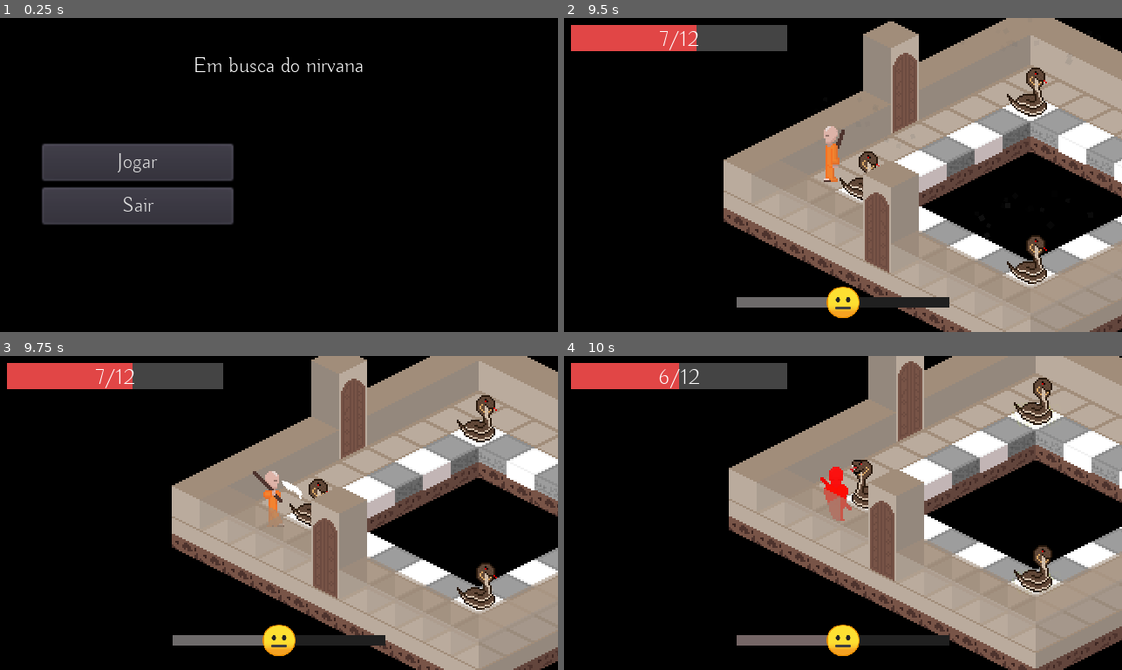
Above: before the commit, frames 1-4 (two rows, left to right).
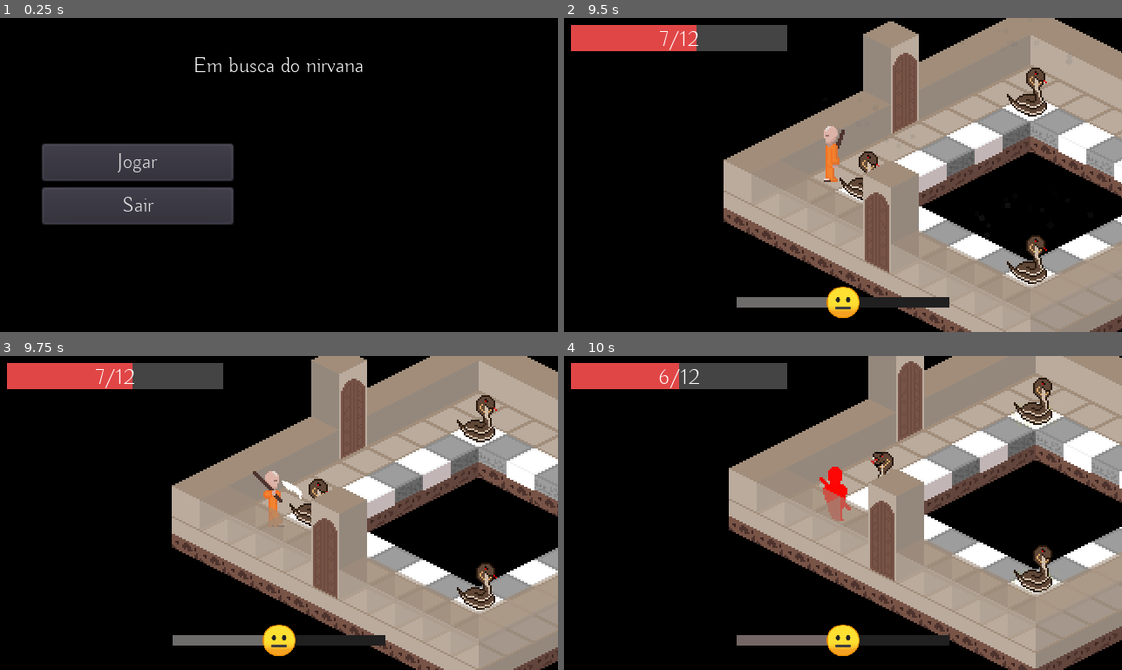
Above: after the commit, the same moments.

Repository: ColmeiaUDESC/gamejaaj6
Game: Godot game, scene res://Cenas/MenuPrincipal.tscn
Two runs of this game, one before a commit and one after it. Both use one fixed random seed, a clock stepped at 60 frames per second and the inputs below.
Inputs (mouse positions are in pixels of both pictures, inside the frame that each line leads up to):
- Up to frame 1 (0.25 s): no input
- Up to frame 2 (9.5 s): click "Jogar" at 0.5 s; click "Voltar" at 1.25 s; click "Jogar" at 2 s; click "Save 1" at 2.75 s; click "Novo Jogo" at 3.5 s; click "Novo Jogo" at 4.25 s; tap Enter at 5, 8.85 s; move the mouse to (965, 159) at 5.02 s; hold D (andar_pra_direita) 5.03-5.78 s; click (965, 159) at 5.1 s; tap Space (ui_select) at 5.27, 6.02, 7.52, 8.27, 9.02 s; move the mouse to (731, 190) at 5.77 s; hold S (andar_pra_baixo) 5.78-6.53 s; right-click (731, 190) at 5.85 s; move the mouse to (898, 105) at 6.52 s; hold D (andar_pra_direita) 6.53-7.28 s; hold Enter 6.53-7.28 s; move the mouse to (815, 237) at 7.27 s; hold W (andar_pra_cima) 7.28-8.03 s; click (815, 237) at 7.35 s; move the mouse to (1010, 222) at 8.02 s; hold Right mouse button (ataque_purificacao) 8.03-8.78 s; hold A (andar_pra_esquerda) from 8.03 s (still down); move the mouse to (675, 127) at 8.77 s
- Up to frame 3 (9.75 s): move the mouse to (306, 513) at 9.52 s; release A (andar_pra_esquerda) at 9.53 s; hold S (andar_pra_baixo) from 9.53 s (still down); click (306, 513) at 9.6 s
- Up to frame 4 (10 s): keep holding S (andar_pra_baixo)

Frames 1-3 are identical in both runs. In frame 4, 0.7% of the frame differs, in the area x 45-60%, y 30-53%.

Commit message:
Adicionado empurrao ao inflingir dano nos inimigos

Diff:
--- a/Instanciaveis/Projeteis/Projetil.gd
+++ b/Instanciaveis/Projeteis/Projetil.gd
@@ -1,5 +1,6 @@
 extends Area2D
 
+export var forca_empurrao := 3000.0
 export var alcance := 10.0
 export var velocidade := 1.0
 var atirador: Node2D
@@ -25,4 +26,6 @@
 	if body.has_method("inflige_dano"):
 		emit_signal("acertou_inimigo", body)
 		body.inflige_dano(dano, atirador)
+		if body.has_method("inflingir_empurrao"):
+			body.inflingir_empurrao(global_position.direction_to(body.global_position) * forca_empurrao)
 	queue_free()
--- a/Instanciaveis/Projeteis/ProjetilPurificacao.gd
+++ b/Instanciaveis/Projeteis/ProjetilPurificacao.gd
@@ -5,4 +5,6 @@
 	if body.has_method("purificar"):
 		emit_signal("acertou_inimigo", body)
 		body.purificar(dano, atirador)
+		if body.has_method("inflingir_empurrao"):
+			body.inflingir_empurrao(global_position.direction_to(body.global_position) * forca_empurrao)
 	queue_free()
--- a/Instanciaveis/Scripts/Inimigo.gd
+++ b/Instanciaveis/Scripts/Inimigo.gd
@@ -1,14 +1,20 @@
 extends KinematicBody2D
+
+const CORTE_EMPURRAO := 100.0 # Se o modulo da _velocidade_empurrao for menor que CORTE_EMPURRAO, nao sera mais processado empurrao
 
 export(float) var vida_maxima := 1.0
 export(float) var purificacao_maxima := 1.0
 export(float) var velocidade = 1000
+export(float, 1.0, 100.0) var desaceleracao_empurrao = 3.0
+export(float, 1.0, 100.0) var resistencia_empurrao = 1.0
 
 var jogador = null
 var direcao = Vector2.ZERO
 var movimento = Vector2.ZERO
 var vida: float
 var purificacao: float = 0.0
+
+var _velocidade_empurrao: Vector2 = Vector2()
 
 signal neutralizado(foi_morto)
 signal recebido_dano(dano, agressor, e_offensivo)
@@ -21,9 +27,10 @@
 	$Sprite.purificacao = purificacao
 
 
-func _physics_process(delta):
+func _physics_process(delta: float):
 	$GerenciadorEstados.executar(delta)
-	movimento = direcao * velocidade * delta
+	_processar_empurrao(delta)
+	movimento = (direcao * velocidade + _velocidade_empurrao) * delta
 	movimento = move_and_slide(movimento)
 	if $Sprite.animation != "atacando":
 		$Sprite.flip_h = movimento.x >= 0
@@ -43,6 +50,10 @@
 	if esta_morto():
 		emit_signal("neutralizado", true)
 		queue_free()
+
+
+func inflingir_empurrao(vel: Vector2) -> void:
+	_velocidade_empurrao = vel / resistencia_empurrao
 
 
 func purificar(dano: float, agressor: Node2D) -> void:
@@ -88,6 +99,13 @@
 	$Sprite.flip_h = dir.x >= 0
 
 
+func _processar_empurrao(delta: float) -> void:
+	if _velocidade_empurrao.length() > CORTE_EMPURRAO:
+		_velocidade_empurrao = lerp(_velocidade_empurrao, Vector2.ZERO, desaceleracao_empurrao * delta)
+	else:
+		_velocidade_empurrao = Vector2.ZERO
+
+
 func _ao_infligir_dano(_dano: int) -> void:
 	emit_signal("infligido_dano")
 
--- a/Instanciaveis/Scripts/Jogador.gd
+++ b/Instanciaveis/Scripts/Jogador.gd
@@ -11,6 +11,7 @@
 export(float) var velocidade := 50.0
 export(float) var vida_por_purificacao := 1.0
 export(float) var vida_max := 12.0
+export(float) var forca_empurrao_offensivo = 5000.0
 
 onready var tween_transicao := $TweenCamera
 onready var player_animacao := $AnimationPlayer
@@ -140,6 +141,7 @@
 			if corpo.has_method("inflige_dano") and not _inimigos_ja_danificados.has(corpo):
 				_connectar_eventos_inimigo(corpo)
 				corpo.inflige_dano(dano_ofensivo, self)
+				corpo.inflingir_empurrao(global_position.direction_to(corpo.global_position) * forca_empurrao_offensivo)
 				_inimigos_ja_danificados.append(corpo)
 
 	if not Input.is_action_just_pressed("ataque_offensivo") or $Ataque.atacando:
